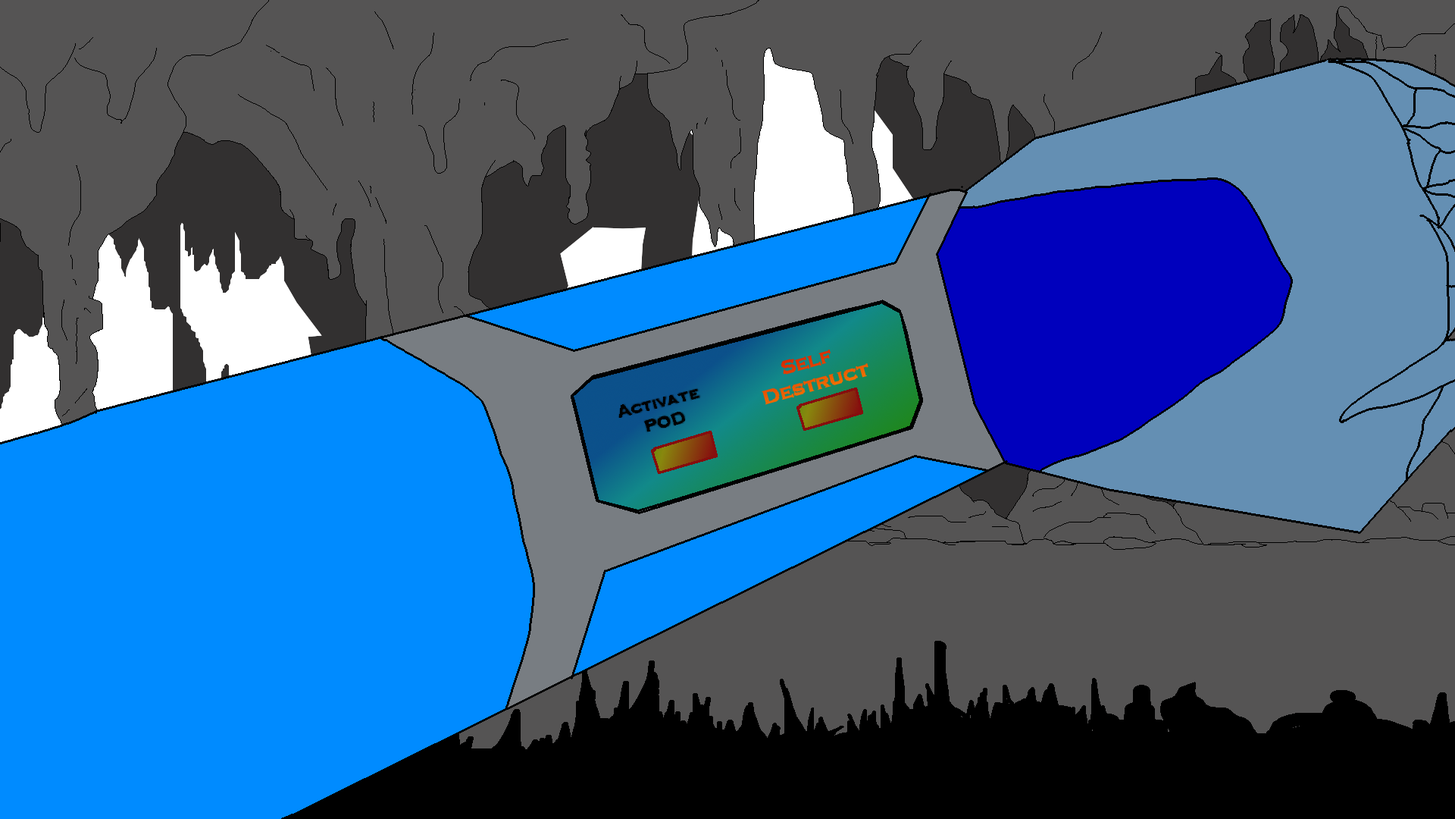
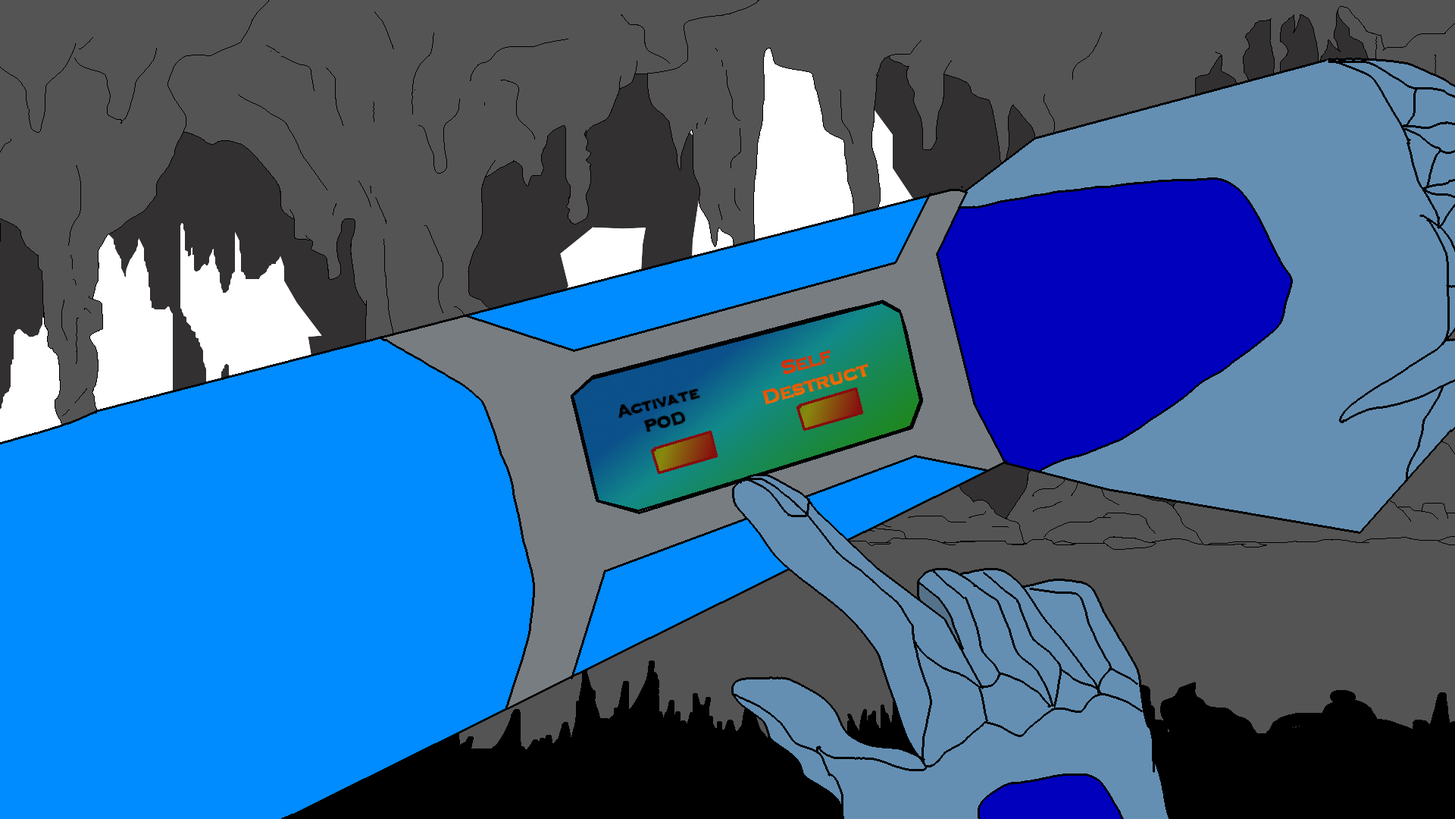
Layer changes from the first (1455, 819) image to the second:
showed "pressbutton", painted on it over bbox(726, 473, 1169, 819)
